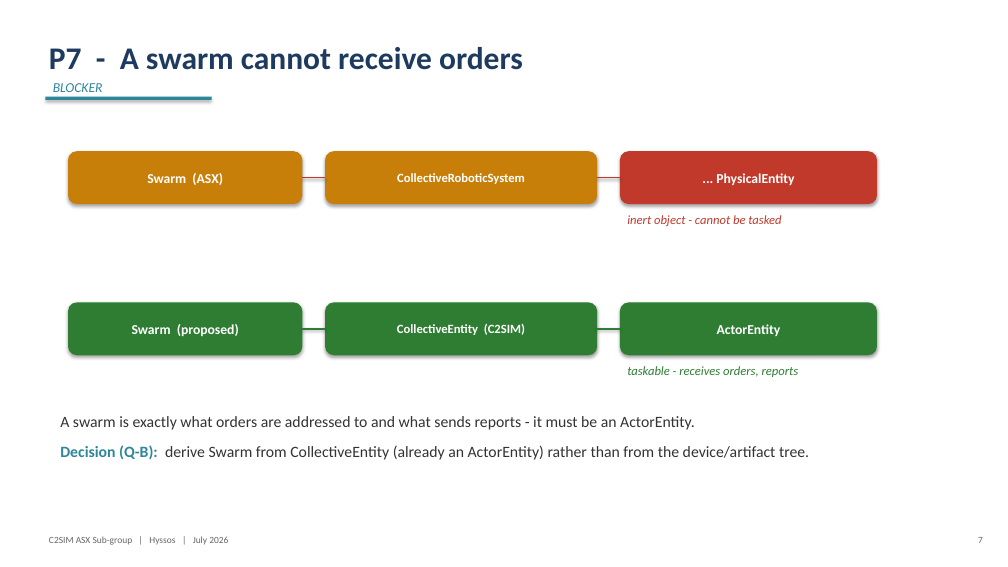
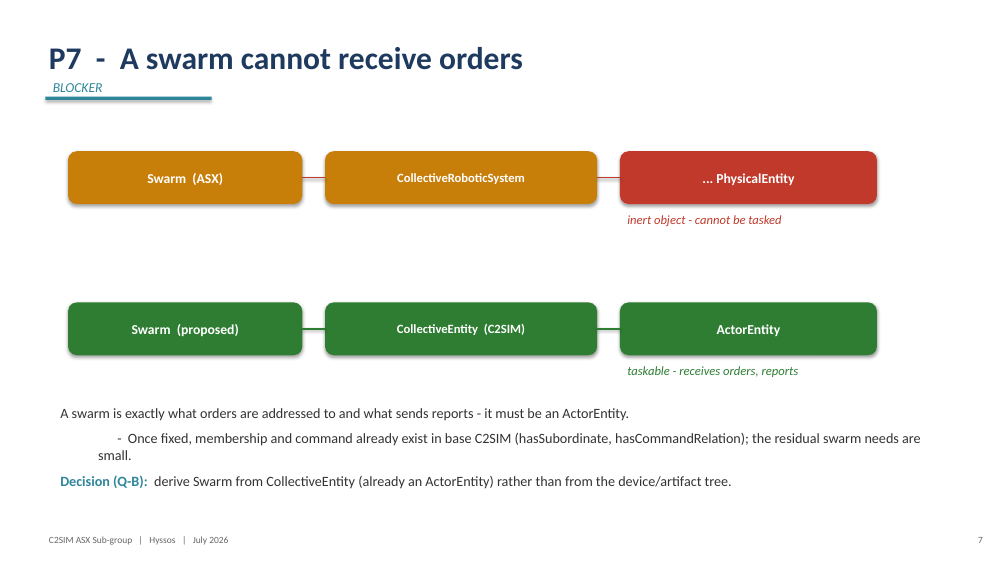
Before and after one commit to hyssostech/C2SIMArtifacts, a slide deck: slide 7 of Subgroups/ASX/InstantiationReview/ASX-Instantiation-Findings.pptx. Drawn at 1008x567 pixels with LibreOffice and Linux fonts; fonts in the diff are those of the drawing. Boxes give left, top, right and bottom in pixels: in the first picture for what was removed or moved away, otherwise in the second. Text is boxed around its words. In the diff, an @@ line names an element or a change of style, - is before the commit and + after.

```diff
--- a/Subgroups/ASX/InstantiationReview/ASX-Instantiation-Findings.pptx
+++ b/Subgroups/ASX/InstantiationReview/ASX-Instantiation-Findings.pptx
@@ text "A swarm is exactly what ...": place and size @@
-text "A swarm is exactly what ..." at [60, 416, 809, 460]
+text "A swarm is exactly what ..." at [60, 408, 921, 489]
@@ text at [60, 408, 732, 489]: size 15 to 13.5 pt in "A swarm is exactly what orders are ...", "Decision (Q-B): derive Swarm from CollectiveEntity (already ..."; less space between paragraphs @@
@@ text at [98, 433, 921, 460]: paragraph added @@
+  - Once fixed, membership and command already exist in base C2SIM (hasSubordinate, hasCommandRelation); the residual swarm needs are small.
```
Also in this commit, not shown: 6 other files.
